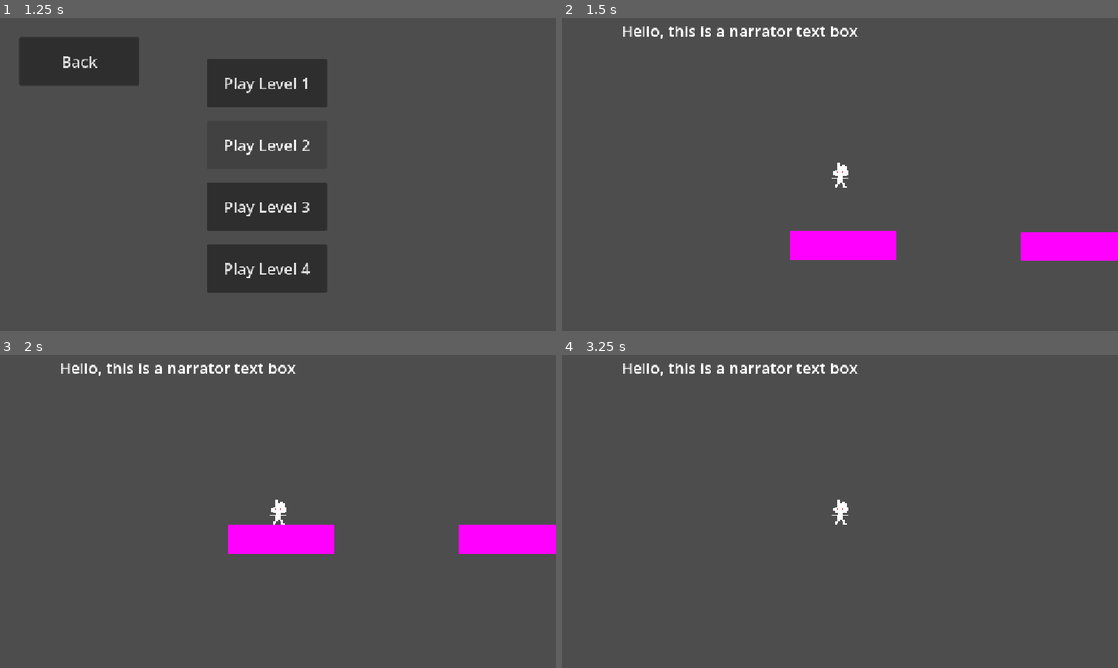
Above: before the commit, frames 1-4 (two rows, left to right).
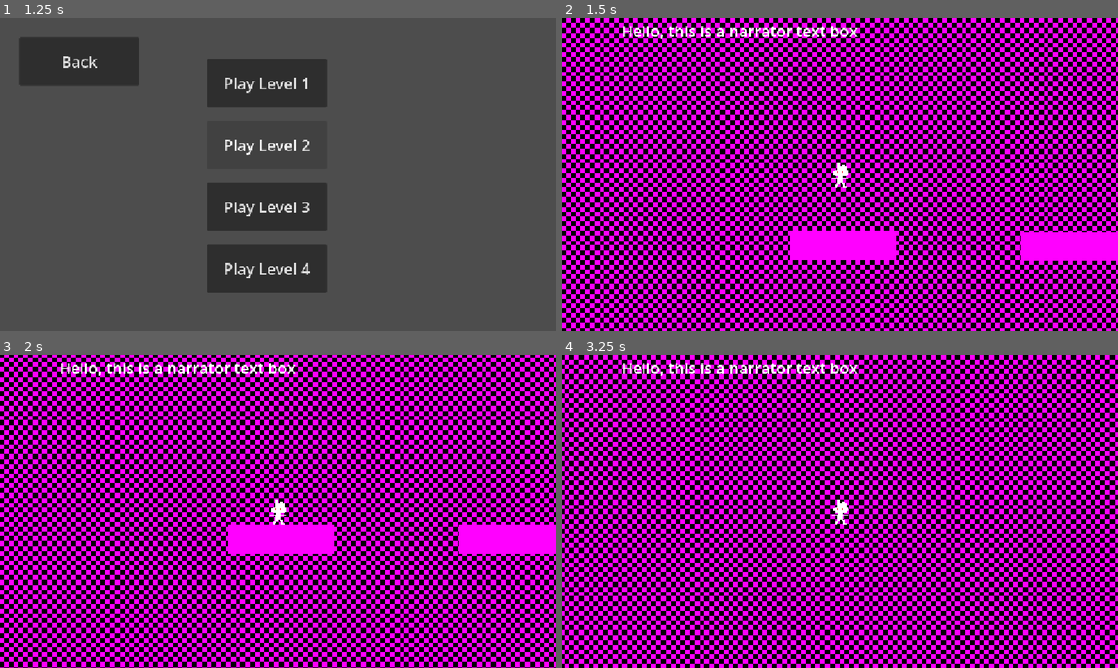
Above: after the commit, the same moments.

Repository: assembakr00/fall-jam
Game: Godot game, scene res://scenes/gui/menus/main_menu.tscn
Two runs of this game, one before a commit and one after it. Both use one fixed random seed, a clock stepped at 60 frames per second and the inputs below.
Inputs:
- Up to frame 1 (1.25 s): click "Play" at 0.5 s
- Up to frame 2 (1.5 s): click "Play Level 1" at 1.25 s
- Up to frame 3 (2 s): no input
- Up to frame 4 (3.25 s): tap Enter at 2 s; hold D (move_right) from 2.03 s (still down); tap W (move_up) at 2.27, 3.02 s

Frame 1 is identical in both runs. In frame 2, 96% of the frame differs, in the area x 0-100%, y 0-100%; in frame 3, 96%; in frame 4, 99%.

Commit message:
Added parralax background

Diff:
--- a/scenes/areas_in_world/level_1.tscn
+++ b/scenes/areas_in_world/level_1.tscn
@@ -3,7 +3,19 @@
 [ext_resource type="PackedScene" uid="uid://cbatlw163lxtd" path="res://scenes/player/player.tscn" id="1_weabw"]
 [ext_resource type="PackedScene" uid="uid://d15n4t6tpef1" path="res://scenes/objects/platform.tscn" id="2_pnpo3"]
 
+[sub_resource type="PlaceholderTexture2D" id="PlaceholderTexture2D_v5vfr"]
+
 [node name="Level1" type="Node2D" unique_id=2089379257]
+
+[node name="Background" type="Parallax2D" parent="." unique_id=453825426]
+scroll_scale = Vector2(0.5, 0.5)
+repeat_size = Vector2(40, 40)
+repeat_times = 60
+
+[node name="BackgroundRect" type="TextureRect" parent="Background" unique_id=826624707]
+offset_right = 40.0
+offset_bottom = 40.0
+texture = SubResource("PlaceholderTexture2D_v5vfr")
 
 [node name="Player" parent="." unique_id=1346119174 instance=ExtResource("1_weabw")]
 
